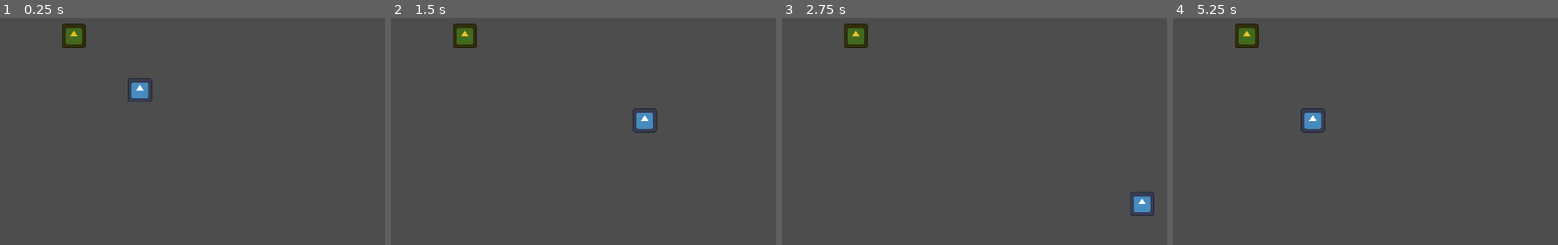
Above: before the commit, frames 1-4 (left to right).
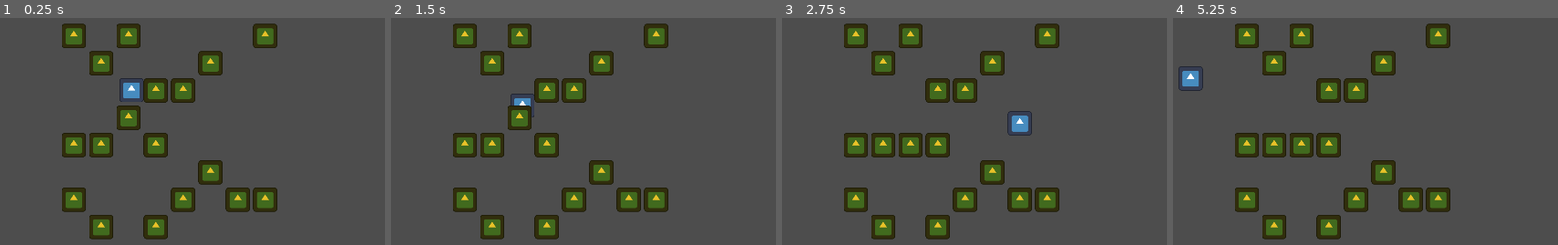
Above: after the commit, the same moments.

Repository: specialOne16/Comfy-Jam-Autumn-2025
Game: Godot game, scene res://main.tscn
Two runs of this game, one before a commit and one after it. Both use one fixed random seed, a clock stepped at 60 frames per second and the inputs below. The engine's default icon, where the game draws it, is replaced by a stand-in: a white triangle on a blue panel in a dark square.
Inputs:
- Up to frame 1 (0.25 s): no input
- Up to frame 2 (1.5 s): tap Enter at 0.5 s; hold Right (right) 0.53-1.28 s; hold Down (down) from 1.28 s (still down)
- Up to frame 3 (2.75 s): release Down (down) at 2.03 s; hold Right (right) from 2.03 s (still down)
- Up to frame 4 (5.25 s): release Right (right) at 2.78 s; hold Up (up) 2.78-3.53 s; hold Left (left) 3.53-5.03 s; hold Down (down) from 5.03 s (still down)

The runs differ from the first frame. In frame 1, 12% of the frame differs, in the area x 16-73%, y 2-98%; in frame 2, 12%; in frame 3, 12%; in frame 4, 12%, in the area x 1-73%, y 2-98%.

Commit message:
Rename haybale into pumkin and make base level

Diff:
--- /dev/null
+++ b/event_manager.gd
@@ -0,0 +1,4 @@
+extends Node
+
+signal push_pumkin(pumkin: Pumkin, direction: Vector2i)
+signal pushing_pumkin(pumkin: Pumkin, direction: Vector2i)
--- /dev/null
+++ b/levels_config.gd
@@ -0,0 +1,22 @@
+const BASE_LEVEL = {
+	"pumkin": [
+		Vector2i(0, 0),
+		Vector2i(0, 4),
+		Vector2i(0, 6),
+		Vector2i(1, 1),
+		Vector2i(1, 4),
+		Vector2i(1, 7),
+		Vector2i(2, 0),
+		Vector2i(2, 3),
+		Vector2i(3, 2),
+		Vector2i(3, 4),
+		Vector2i(3, 7),
+		Vector2i(4, 2),
+		Vector2i(4, 6),
+		Vector2i(5, 1),
+		Vector2i(5, 5),
+		Vector2i(6, 6),
+		Vector2i(7, 0),
+		Vector2i(7, 6),
+	]
+}
--- a/map/map.gd
+++ b/map/map.gd
@@ -1,21 +1,37 @@
 extends Node2D
 class_name Map
 
-const HAYBALE = preload("res://haybale/haybale.tscn")
+const PUMKIN = preload("res://pumkin/pumkin.tscn")
+const MAP_SIZE = 8
 
 var grid: Array[Array]
 
 func _init() -> void:
-	grid.resize(5)
+	grid.resize(MAP_SIZE)
 	for row in grid:
-		row.resize(5)
+		row.resize(MAP_SIZE)
 
 func _ready() -> void:
-	for i in range(1):
-		_make_haybale(Vector2i(i, 0))
+	for pumpkin_position in LevelsConfig.BASE_LEVEL.pumkin:
+		_make_pumkin(pumpkin_position)
 
-func _make_haybale(position: Vector2i):
-	var haybale = HAYBALE.instantiate()
-	haybale.position = Vector2(position.x * 72, position.y * 24)
-	grid[position.x][position.y] = haybale
-	add_child(haybale)
+	EventManager.push_pumkin.connect(
+		func(pumkin: Pumkin, direction: Vector2i):
+			var target_position = pumkin.map_position + direction
+			if target_position.x in range(MAP_SIZE) and target_position.y in range(MAP_SIZE):
+				if grid[target_position.x][target_position.y] == null:
+					grid[pumkin.map_position.x][pumkin.map_position.y] = null
+					EventManager.pushing_pumkin.emit(true)
+					await pumkin.move(direction)
+					EventManager.pushing_pumkin.emit(false)
+					grid[pumkin.map_position.x][pumkin.map_position.y] = pumkin
+	)
+
+func _make_pumkin(pumkin_position: Vector2i):
+	var pumkin = PUMKIN.instantiate()
+	grid[pumkin_position.x][pumkin_position.y] = pumkin
+
+	pumkin.map_position = pumkin_position
+	pumkin.place()
+
+	add_child(pumkin)
--- a/player/player.gd
+++ b/player/player.gd
@@ -4,6 +4,12 @@
 
 @export var speed = 400
 var pause_movement = false
+
+
+func _ready() -> void:
+	EventManager.pushing_pumkin.connect(
+		func(is_pushing): pause_movement = is_pushing
+	)
 
 
 func get_input():
@@ -14,10 +20,7 @@
 func handle_collision(collision: KinematicCollision2D, delta: float):
 	var collider = collision.get_collider()
 
-	if collider is Haybale:
-		pause_movement = true
-		await collider.push(self, delta)
-		pause_movement = false
+	if collider is Pumkin: collider.player_push(self, delta)
 
 
 func _physics_process(delta):
--- a/project.godot
+++ b/project.godot
@@ -14,6 +14,11 @@
 run/main_scene="uid://r0ikfs1lkvsk"
 config/features=PackedStringArray("4.4", "GL Compatibility")
 config/icon="res://icon.svg"
+
+[autoload]
+
+EventManager="*res://event_manager.gd"
+LevelsConfig="*res://levels_config.gd"
 
 [display]
 
--- a/haybale/haybale.gd
+++ b/pumkin/pumkin.gd
@@ -1,17 +1,19 @@
 extends AnimatableBody2D
-class_name Haybale
-
-signal pushed(haybale: Haybale, direction: Vector2i)
+class_name Pumkin
 
 const DISTANCE : float = 64
 const DURATION = 0.4
 const DIRECTION = [Vector2i.RIGHT, Vector2i.DOWN, Vector2i.LEFT, Vector2i.UP]
 const PUSH_COUNTDOWN : float = 0.1
 
+const PUMKIN_BASE = Vector2(72, 72)
+
 var current_push_countdown := PUSH_COUNTDOWN
 var last_push_countdown := PUSH_COUNTDOWN
+var map_position = Vector2i.ZERO
 
-func push(pusher: Node2D, delta: float):
+
+func player_push(pusher: Node2D, delta: float):
 	if current_push_countdown > 0:
 		last_push_countdown = current_push_countdown
 		current_push_countdown -= delta
@@ -22,9 +24,22 @@
 	var push_index = roundi(push_angle / TAU * DIRECTION.size())
 
 	var direction = DIRECTION[push_index]
+	EventManager.push_pumkin.emit(self, direction)
 
+
+func move(direction: Vector2i):
+	map_position += direction
 	var tween = get_tree().create_tween()
-	await tween.tween_property(self, "position", position + direction * DISTANCE, DURATION).finished
+	await tween.tween_property(
+		self,
+		"position",
+		Vector2(map_position.x * PUMKIN_BASE.x, map_position.y * PUMKIN_BASE.y),
+		DURATION
+	).finished
+
+
+func place():
+	position = Vector2(map_position.x * PUMKIN_BASE.x, map_position.y * PUMKIN_BASE.y)
 
 
 func _physics_process(delta: float) -> void:
--- a/haybale/haybale.tscn
+++ b/pumkin/pumkin.tscn
@@ -1,7 +1,7 @@
 [gd_scene load_steps=4 format=3 uid="uid://vlaaxixjfahb"]
 
-[ext_resource type="Texture2D" uid="uid://bqpv344x045ow" path="res://icon.svg" id="1_f14ik"]
-[ext_resource type="Script" uid="uid://d0h77duk88sjq" path="res://haybale/haybale.gd" id="1_k8rdu"]
+[ext_resource type="Script" uid="uid://d0h77duk88sjq" path="res://pumkin/pumkin.gd" id="1_ekby2"]
+[ext_resource type="Texture2D" uid="uid://bqpv344x045ow" path="res://icon.svg" id="2_jmrq1"]
 
 [sub_resource type="RectangleShape2D" id="RectangleShape2D_k8rdu"]
 size = Vector2(64, 32)
@@ -10,13 +10,13 @@
 y_sort_enabled = true
 collision_layer = 2
 collision_mask = 0
-script = ExtResource("1_k8rdu")
+script = ExtResource("1_ekby2")
 
 [node name="Sprite2D" type="Sprite2D" parent="."]
 modulate = Color(0.909804, 0.756863, 0.156863, 1)
 position = Vector2(0, -32)
 scale = Vector2(0.5, 0.5)
-texture = ExtResource("1_f14ik")
+texture = ExtResource("2_jmrq1")
 
 [node name="CollisionShape2D" type="CollisionShape2D" parent="."]
 shape = SubResource("RectangleShape2D_k8rdu")
Not shown, added: event_manager.gd.uid
Not shown, added: levels_config.gd.uid
Renamed: haybale/haybale.gd.uid -> pumkin/pumkin.gd.uid
